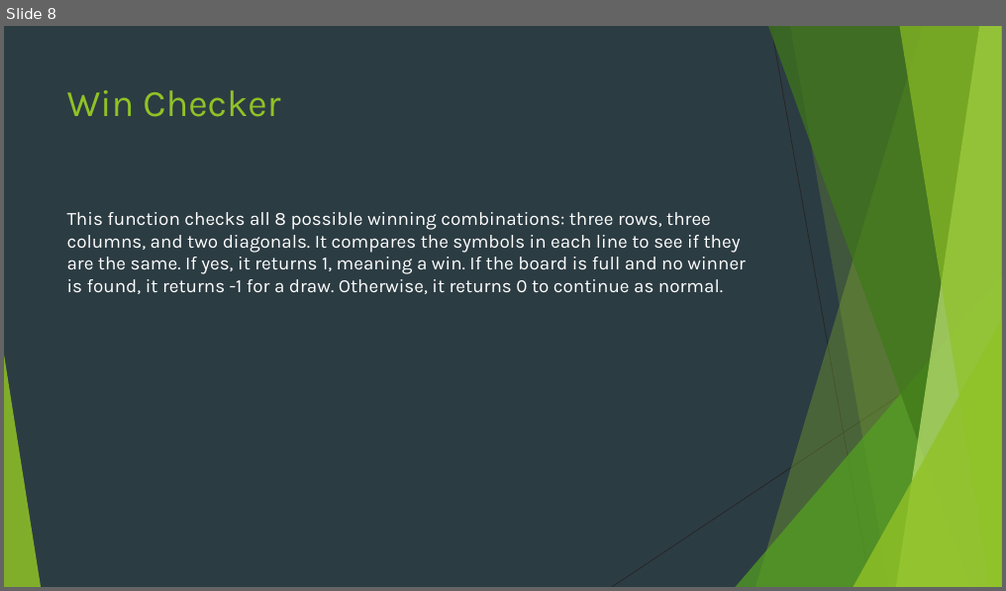
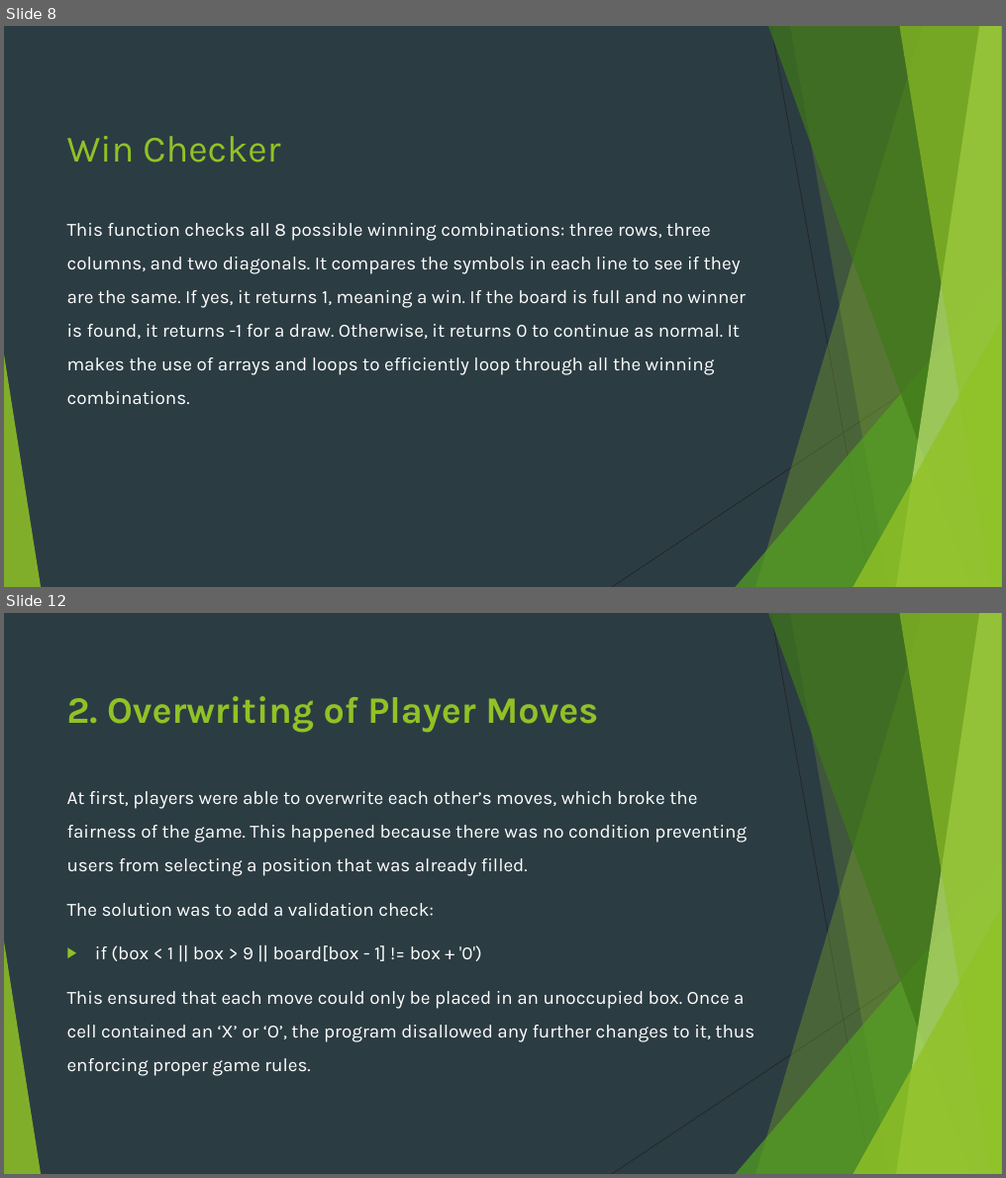
Before and after one commit to taha-ahmed-mallick/PF-fall25, a slide deck: CCP/presentation/presentation.pptx. Shown one above the other, each under a label of ours: slide 8 before the commit, slides 8 and 12 after it; the slides between them are not shown. The pictures are 1006x591 and 1006x1178 pixels, drawn with LibreOffice and Linux fonts; fonts in the diff are those of the drawing. Boxes give left, top, right and bottom in pixels: in the first picture for what was removed or moved away, otherwise in the second. Text is boxed around its words. In the diff, an @@ line names an element or a change of style, - is before the commit and + after.

```diff
--- a/CCP/presentation/presentation.pptx
+++ b/CCP/presentation/presentation.pptx
@@ slide 12 added at [4, 613, 1002, 1174], background #2C3C43; not listed: 10 template elements that a slide beside it also shows @@
@@ title added at [67, 696, 598, 732], 36 pt, text #90C226, bold @@
+2. Overwriting of Player Moves
@@ text added at [67, 791, 754, 1076], 18 pt, text #FFFFFF @@
+At first, players were able to overwrite each other’s moves, which broke the fairness of the game. This happened because there was no condition preventing users from selecting a position that was already filled.
+The solution was to add a validation check:
+▶ if (box < 1 || box > 9 || board[box - 1] != box + '0')
+This ensured that each move could only be placed in an unoccupied box. Once a cell contained an ‘X’ or ‘O’, the program disallowed any further changes to it, thus enforcing proper game rules.
@@ slide 8 changed as well @@
@@ title "Win Checker": place and size @@
-title "Win Checker" at [67, 90, 280, 117]
+title "Win Checker" at [67, 136, 280, 163]
@@ text at [67, 223, 746, 405]: text changed @@
-This function checks all 8 possible winning combinations: three rows, three columns, and two diagonals. It compares the symbols in each line to see if they are the same. If yes, it returns 1, meaning a win. If the board is full and no winner is found, it returns -1 for a draw. Otherwise, it returns 0 to continue as normal.
+This function checks all 8 possible winning combinations: three rows, three columns, and two diagonals. It compares the symbols in each line to see if they are the same. If yes, it returns 1, meaning a win. If the board is full and no winner is found, it returns -1 for a draw. Otherwise, it returns 0 to continue as normal. It makes the use of arrays and loops to efficiently loop through all the winning combinations.
```
Also in this commit, not shown: 7 other slides changed, 8 other slides added, 2 other files.
